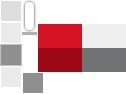
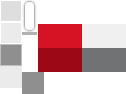
Layered file, before and after one edit (126x94). Changes by layer:
painted on "button_borderless_active" over [22, 72, 44, 94]
painted on "button_borderless_hover" over [0, 66, 22, 88]
